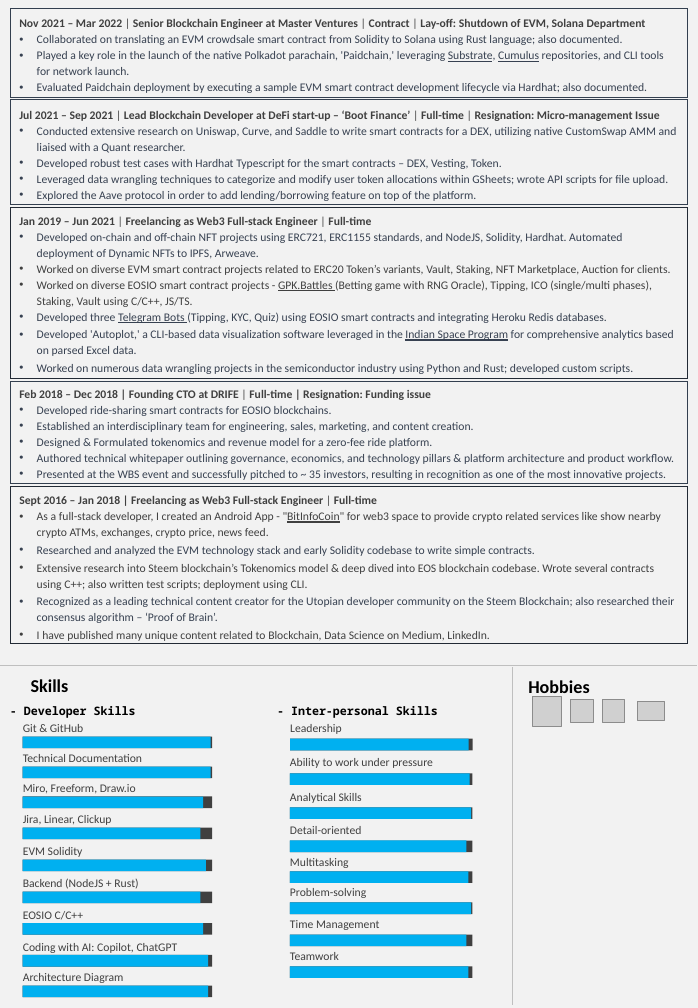
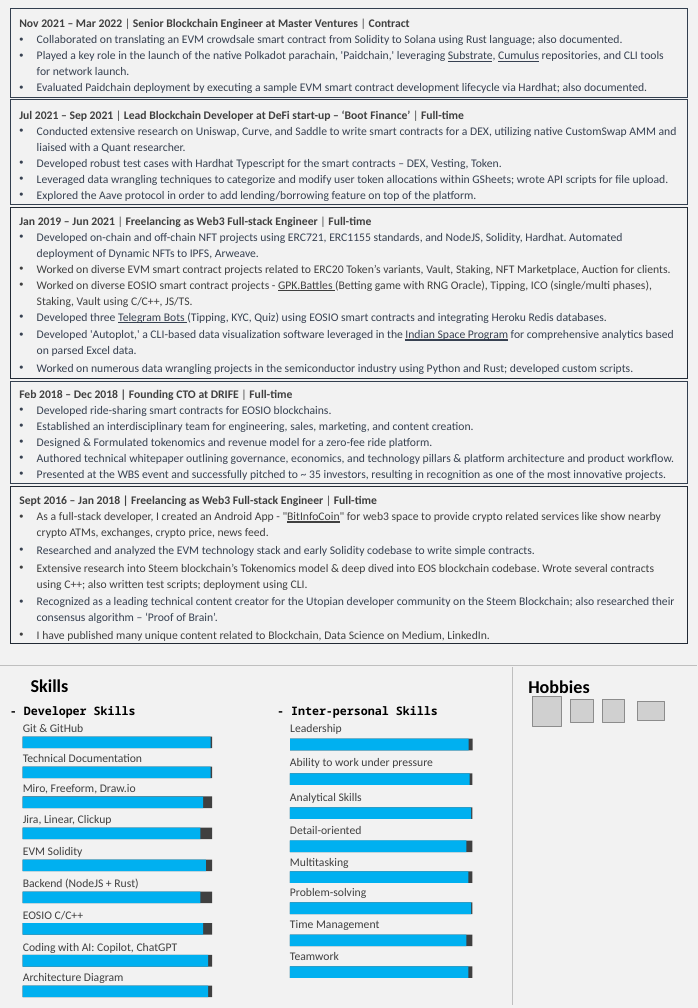
Before and after one commit to abhi3700/my_resume, a slide deck: slide 2 of my_resume_v2.pptx. Drawn at 698x1008 pixels with LibreOffice and Linux fonts; fonts in the diff are those of the drawing; grey boxes stand for pictures; background and template pictures are left out. Boxes give left, top, right and bottom in pixels: in the first picture for what was removed or moved away, otherwise in the second. Text is boxed around its words. In the diff, an @@ line names an element or a change of style, - is before the commit and + after.

```diff
--- a/my_resume_v2.pptx
+++ b/my_resume_v2.pptx
@@ text in rectangle at box(19, 19, 410, 29): text changed @@
-Nov 2021 – Mar 2022 | Senior Blockchain Engineer at Master Ventures | Contract | Lay-off: Shutdown of EVM, Solana Department
+Nov 2021 – Mar 2022 | Senior Blockchain Engineer at Master Ventures | Contract
@@ text in rectangle at box(19, 110, 464, 121): text changed @@
-Jul 2021 – Sep 2021 | Lead Blockchain Developer at DeFi start-up – ‘Boot Finance’ | Full-time | Resignation: Micro-management Issue
+Jul 2021 – Sep 2021 | Lead Blockchain Developer at DeFi start-up – ‘Boot Finance’ | Full-time
@@ text in rectangle at box(19, 390, 292, 400): text changed @@
-Feb 2018 – Dec 2018 | Founding CTO at DRIFE | Full-time | Resignation: Funding issue
+Feb 2018 – Dec 2018 | Founding CTO at DRIFE | Full-time
```
Also in this commit, not shown: 1 other slide changed, 1 other file.
